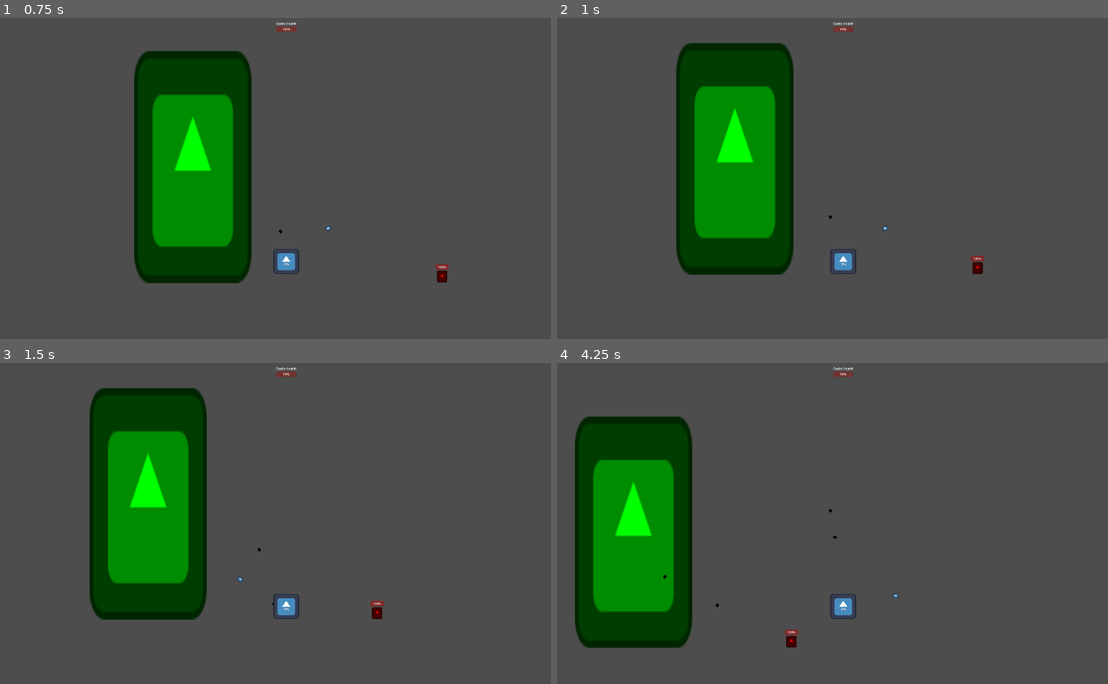
Above: before the commit, frames 1-4 (two rows, left to right).
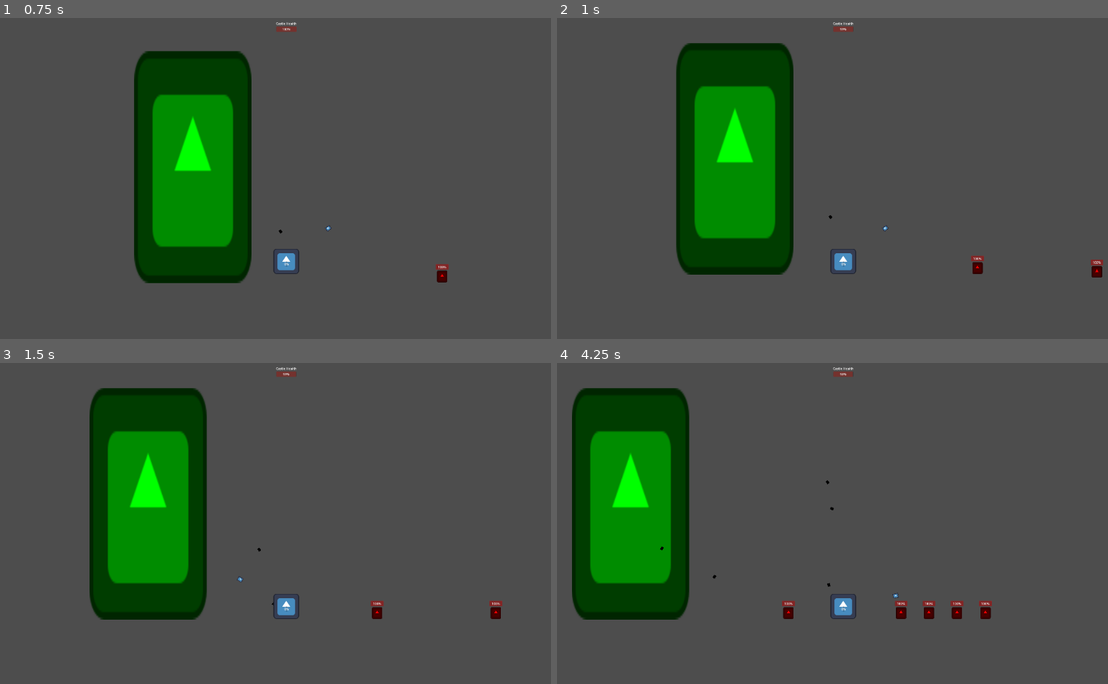
Above: after the commit, the same moments.

Repository: ironcutterstudios/jellydripcastle
Game: Godot game, scene res://scenes/Game/main_game.tscn
Same seed, same stepped clock (60 frames per second), same inputs: the game is played once before the commit and once after it. This scene is started directly instead of the project's main scene. The engine's default icon, where the game draws it, is replaced by a stand-in: a white triangle on a blue panel in a dark square.
Inputs (mouse positions are in pixels of both pictures, inside the frame that each line leads up to):
- Up to frame 1 (0.75 s): move the mouse to (413, 162) at 0.52 s; press the mouse at (413, 162) at 0.53 s; hold D (move_right) from 0.53 s (still down)
- Up to frame 2 (1 s): keep holding D (move_right); tap Space (jump) at 0.77 s
- Up to frame 3 (1.5 s): keep holding D (move_right); move the mouse to (170, 539) at 1.27 s; release the mouse at (170, 539) at 1.28 s; click (170, 539) at 1.35 s
- Up to frame 4 (4.25 s): tap Space (jump) at 1.52, 3.02, 3.77 s; move the mouse to (898, 452) at 2.02 s; release D (move_right) at 2.03 s; press the mouse at (898, 452) at 2.03 s; hold A (move_left) 2.03-2.78 s; move the mouse to (815, 587) at 2.77 s; release the mouse at (815, 587) at 2.78 s; hold D (move_right) from 2.78 s (still down); click (815, 587) at 2.85 s; move the mouse to (1014, 571) at 3.52 s; press the mouse at (1014, 571) at 3.53 s

Frame 1 is identical in both runs. In frame 2, 0.1% of the frame differs, in the area x 96-100%, y 75-81%; in frame 3, 0.1%; in frame 4, 9.1%, in the area x 2-79%, y 7-89%.

Commit message:
Jelly Deposit Functionality, Cash Colletion, Enemy Spawner, Jelly Collection

Diff:
--- a/jellydripcastle/components/Castle Health Component/castle_health_component.gd
+++ b/jellydripcastle/components/Castle Health Component/castle_health_component.gd
@@ -4,6 +4,10 @@
 
 signal update_ui_castle_health
 signal update_ui_castle_max_health
+signal game_over
+
+## Node managing the game
+@onready var game_manager = get_tree().get_first_node_in_group("game_manager")
 
 ## Max health of entity
 @export var max_health : float = 10.0
@@ -20,6 +24,7 @@
 var player_ui : Control
 
 func _ready() -> void:
+	game_over.connect(game_manager.on_game_over)
 	player_ui = get_tree().get_first_node_in_group("ui")
 	current_health = max_health
 	update_ui_castle_health.connect(player_ui.update_health_bar)
@@ -40,7 +45,10 @@
 	emit_signal("update_ui_castle_health", current_health)
 
 func die():
-	castle.call_deferred("queue_free")
+	emit_signal("game_over")
 
 func _on_damage_tick_timer_timeout() -> void:
 	take_damage(tick_damage)
+
+func get_health():
+	return current_health
--- /dev/null
+++ b/jellydripcastle/components/Castle Jelly Deposit Component/castle_jelly_deposit_component.gd
@@ -0,0 +1,17 @@
+# This one is kinda a mouthful
+
+class_name CastleJellyDepositComponent
+extends Area2D
+
+## Signal to the Jelly Storage that an attempt to store the jelly has been made
+signal attempt_jelly_store
+
+## Get the jelly component from the player
+@onready var jelly_storage : JellyStorageComponent = get_tree().get_first_node_in_group("player").get_node("JellyStorageComponent")
+
+func _ready() -> void:
+	attempt_jelly_store.connect(jelly_storage.jelly_deposited)
+
+func _on_body_entered(body: Node2D) -> void:
+	if body.is_in_group("player"):
+		emit_signal("attempt_jelly_store")
--- /dev/null
+++ b/jellydripcastle/components/Castle Jelly Deposit Component/castle_jelly_deposit_component.tscn
@@ -0,0 +1,15 @@
+[gd_scene load_steps=3 format=3 uid="uid://bj4hglj2fd5a7"]
+
+[ext_resource type="Script" path="res://components/Castle Jelly Deposit Component/castle_jelly_deposit_component.gd" id="1_v6obi"]
+
+[sub_resource type="RectangleShape2D" id="RectangleShape2D_s22ow"]
+size = Vector2(128, 100)
+
+[node name="CastleJellyDepositComponent" type="Area2D"]
+collision_mask = 4
+script = ExtResource("1_v6obi")
+
+[node name="CollisionShape2D" type="CollisionShape2D" parent="."]
+shape = SubResource("RectangleShape2D_s22ow")
+
+[connection signal="body_entered" from="." to="." method="_on_body_entered"]
--- a/jellydripcastle/components/Enemy Attack Component/enemy_attack_component.gd
+++ b/jellydripcastle/components/Enemy Attack Component/enemy_attack_component.gd
@@ -3,9 +3,13 @@
 
 ## Signal to tell castle to take damage
 signal damage_castle
+signal one_time_hit_complete
 
 ## State manager to determine if dealing damage or not
 @export var state_manager : EnemyStateManager
+
+## Enemy body to connect one_time_hit_complete signal
+@export var health_component : HealthComponent
 
 ## Timer for attack cooldown
 @export var attack_timer : Timer
@@ -19,25 +23,30 @@
 ## Damage dealt by an enemy attack
 @export var DAMAGE : float = 10.0
 
+## One time hit enemies will attack then die
+@export var one_time_hit : bool = true
+
 var castle_health_component : CastleHealthComponent
 
 func _ready() -> void:
+	if one_time_hit:
+		one_time_hit_complete.connect(health_component.die_without_drop)
 	castle_health_component = get_tree().get_first_node_in_group("castle").get_node("CastleHealthComponent")
 	damage_castle.connect(castle_health_component.take_damage)
 	if state_manager.current_state == state_manager.states.ATTACKING && !on_cooldown:
 		attack()
 
 func attack():
-	get_parent().position.x += 300
 	emit_signal("damage_castle", DAMAGE)
+	if one_time_hit:
+		emit_signal("one_time_hit_complete")
 
 func start_attack():
+	attack()
 	attack_timer.start(cooldown_rate)
-	print("start to attack")
 
 func stop_attack():
 	attack_timer.stop()
-	print("stop the attack")
 
 func _on_cooldown_rate_timeout() -> void:
 	attack()
--- a/jellydripcastle/components/Health Component/health_component.gd
+++ b/jellydripcastle/components/Health Component/health_component.gd
@@ -13,6 +13,9 @@
 
 ## Health bar
 @export var health_bar : ProgressBar
+
+## Main Game
+@onready var main = get_parent().get_parent()
 
 func _ready() -> void:
 	current_health = max_health
@@ -31,4 +34,22 @@
 		current_health = max_health
 
 func die():
+	if body.is_in_group("enemy"):
+		var jelly_instance = load("res://entities/Collectables/Jelly/jelly.tscn").instantiate()
+		jelly_instance.position = get_parent().position
+		main.call_deferred("add_child", jelly_instance)
+		if drop_cash():
+			var cash_instance = load("res://entities/Collectables/Money/cash.tscn").instantiate()
+			cash_instance.position = get_parent().position
+			main.call_deferred("add_child", cash_instance)
 	body.call_deferred("queue_free")
+
+func die_without_drop():
+	body.call_deferred("queue_free")
+
+func drop_cash():
+	var rand = randi_range(0,1)
+	if rand == 1:
+		return true
+	else:
+		return false
--- a/jellydripcastle/components/Jelly Storage Component/jelly_storage_component.gd
+++ b/jellydripcastle/components/Jelly Storage Component/jelly_storage_component.gd
@@ -10,23 +10,36 @@
 ## Player connected to jelly storage
 @export var player : CharacterBody2D
 
+## Castle health component
+@onready var castle_health : CastleHealthComponent = get_tree().get_first_node_in_group("castle").get_node("CastleHealthComponent")
+
 ## Jelly Storage Bar
 @export var jelly_storage : ProgressBar
 
+## Health value for castle when deposited
+@export var jelly_value : float = 10.0
+
 ## A signal sent to the player if there is room to pick up a jelly
 signal space_available
+
+## Signal to the castle that jelly has been inserted for health
+signal deposit_jelly
 
 func _ready() -> void:
 	jelly_storage.value = current_jelly
 	jelly_storage.max_value = max_jelly
 	space_available.connect(player.pickup_jelly)
+	deposit_jelly.connect(castle_health.heal)
 
-func is_space_available():
+func is_space_available(jelly : Jelly):
 	if current_jelly < max_jelly:
-		emit_signal("space_available")
+		emit_signal("space_available", jelly)
 
 func jelly_collected():
 	current_jelly += 1
+	print("current jelly count: " + str(current_jelly))
 
 func jelly_deposited():
-	current_jelly -= 1
+	while current_jelly > 0 && castle_health.get_health() < castle_health.max_health:
+		emit_signal("deposit_jelly", jelly_value)
+		current_jelly -= 1
--- /dev/null
+++ b/jellydripcastle/entities/Collectables/Jelly/jelly.gd
@@ -0,0 +1,14 @@
+class_name Jelly
+extends Area2D
+
+## Signal to player that they collided with jelly
+signal player_collision
+
+func _ready() -> void:
+	player_collision.connect(get_tree().get_first_node_in_group("player").collide_jelly)
+
+func _on_body_entered(body: Node2D) -> void:
+	emit_signal("player_collision", self)
+
+func picked_up():
+	call_deferred("queue_free")
--- /dev/null
+++ b/jellydripcastle/entities/Collectables/Jelly/jelly.tscn
@@ -0,0 +1,21 @@
+[gd_scene load_steps=4 format=3 uid="uid://dxj3esy4epxdl"]
+
+[ext_resource type="Texture2D" uid="uid://c7mmwgy6bxxr2" path="res://icon.svg" id="1_jle48"]
+[ext_resource type="Script" path="res://entities/Collectables/Jelly/jelly.gd" id="1_o6fb7"]
+
+[sub_resource type="CircleShape2D" id="CircleShape2D_6ttrk"]
+radius = 19.0263
+
+[node name="Jelly" type="Area2D"]
+collision_mask = 4
+script = ExtResource("1_o6fb7")
+
+[node name="Sprite2D" type="Sprite2D" parent="."]
+modulate = Color(0, 0.739715, 1.92523e-07, 1)
+scale = Vector2(0.182578, 0.233296)
+texture = ExtResource("1_jle48")
+
+[node name="CollisionShape2D" type="CollisionShape2D" parent="."]
+shape = SubResource("CircleShape2D_6ttrk")
+
+[connection signal="body_entered" from="." to="." method="_on_body_entered"]
--- /dev/null
+++ b/jellydripcastle/entities/Collectables/Money/cash.gd
@@ -0,0 +1,27 @@
+class_name Cash
+extends Area2D
+
+## Value of cash
+@export var cash_value : int = 1
+
+## Upper bound of cash value
+@export var cash_upper : int = 10
+
+## Lower bound of cash value
+@export var cash_lower : int = 1
+
+## Signal to player that they collided with jelly
+signal player_collision
+
+func _ready() -> void:
+	cash_value = calculate_value()
+	player_collision.connect(get_tree().get_first_node_in_group("player").collide_cash)
+
+func _on_body_entered(body: Node2D) -> void:
+	emit_signal("player_collision", self)
+
+func picked_up():
+	call_deferred("queue_free")
+
+func calculate_value():
+	return randi_range(cash_lower, cash_upper)
--- /dev/null
+++ b/jellydripcastle/entities/Collectables/Money/cash.tscn
@@ -0,0 +1,21 @@
+[gd_scene load_steps=4 format=3 uid="uid://dvp0qv0u7eln2"]
+
+[ext_resource type="Texture2D" uid="uid://c7mmwgy6bxxr2" path="res://icon.svg" id="1_a48mi"]
+[ext_resource type="Script" path="res://entities/Collectables/Money/cash.gd" id="1_bvvgt"]
+
+[sub_resource type="CircleShape2D" id="CircleShape2D_3ykiq"]
+radius = 26.1725
+
+[node name="Cash" type="Area2D"]
+collision_mask = 4
+script = ExtResource("1_bvvgt")
+
+[node name="Sprite2D" type="Sprite2D" parent="."]
+modulate = Color(0.653852, 0.653852, 0, 1)
+scale = Vector2(0.263158, 0.311828)
+texture = ExtResource("1_a48mi")
+
+[node name="CollisionShape2D" type="CollisionShape2D" parent="."]
+shape = SubResource("CircleShape2D_3ykiq")
+
+[connection signal="body_entered" from="." to="." method="_on_body_entered"]
--- a/jellydripcastle/entities/castle/castle.tscn
+++ b/jellydripcastle/entities/castle/castle.tscn
@@ -29,6 +29,7 @@
 autostart = true
 
 [node name="Attackable Area" type="Area2D" parent="."]
+collision_mask = 2
 
 [node name="CollisionShape2D" type="CollisionShape2D" parent="Attackable Area"]
 position = Vector2(471, 0)
--- /dev/null
+++ b/jellydripcastle/entities/enemies/walking enemy/walking_enemy.gd
@@ -0,0 +1 @@
+extends CharacterBody2D
--- a/jellydripcastle/entities/enemies/walking enemy/walking_enemy.tscn
+++ b/jellydripcastle/entities/enemies/walking enemy/walking_enemy.tscn
@@ -1,5 +1,6 @@
-[gd_scene load_steps=9 format=3 uid="uid://b6bg6wxoln6r5"]
+[gd_scene load_steps=10 format=3 uid="uid://b6bg6wxoln6r5"]
 
+[ext_resource type="Script" path="res://entities/enemies/walking enemy/walking_enemy.gd" id="1_76kcx"]
 [ext_resource type="Texture2D" uid="uid://c7mmwgy6bxxr2" path="res://icon.svg" id="1_x1v3n"]
 [ext_resource type="PackedScene" uid="uid://0w768jtn0w5y" path="res://components/Health Component/health_component.tscn" id="2_pfa7s"]
 [ext_resource type="PackedScene" uid="uid://cpdoj7ke3msge" path="res://components/Enemy Movement Component/enemy_movement_component.tscn" id="3_106e4"]
@@ -16,6 +17,8 @@
 modulate_color = Color(0.94902, 0, 0, 0.388235)
 
 [node name="WalkingEnemy" type="CharacterBody2D" groups=["enemy"]]
+collision_layer = 2
+script = ExtResource("1_76kcx")
 
 [node name="Sprite2D" type="Sprite2D" parent="."]
 modulate = Color(1, 0, 0, 1)
@@ -66,10 +69,9 @@
 
 [node name="Cooldown Rate" type="Timer" parent="."]
 
-[node name="EnemyAttackComponent" parent="." node_paths=PackedStringArray("state_manager", "attack_timer") instance=ExtResource("5_06wj1")]
+[node name="EnemyAttackComponent" parent="." node_paths=PackedStringArray("state_manager", "health_component", "attack_timer") instance=ExtResource("5_06wj1")]
 state_manager = NodePath("../Enemy State Manager")
+health_component = NodePath("../HealthComponent")
 attack_timer = NodePath("../Cooldown Rate")
-cooldown_rate = 2.0
-DAMAGE = 10.0
 
 [connection signal="timeout" from="Cooldown Rate" to="EnemyAttackComponent" method="_on_cooldown_rate_timeout"]
--- /dev/null
+++ b/jellydripcastle/entities/enemy spawner/enemy_spawner.gd
@@ -0,0 +1,30 @@
+class_name EnemySpawner
+extends Node
+
+## Time between spawns
+@export var spawn_rate : float = 2.0
+
+## Number of enemies spawned at once
+@export var spawn_count : int = 1
+
+## Scene load for enemy
+@export var enemy_path : String
+
+func calculate_spawn_rate():
+	spawn_rate = randf_range(3.0, 4.0)
+
+func calculate_spawn_count():
+	spawn_count = randi_range(0,2)
+
+func _on_spawn_timer_timeout() -> void:
+	for x in range(spawn_count):
+		var enemy = load(enemy_path)
+		var enemy_instance = enemy.instantiate()
+		enemy_instance.position = self.position
+		get_parent().add_child(enemy_instance)
+
+func _on_spawn_setting_timer_timeout() -> void:
+	calculate_spawn_count()
+	calculate_spawn_rate()
+	print(spawn_rate)
+	print(spawn_count)
--- /dev/null
+++ b/jellydripcastle/entities/enemy spawner/enemy_spawner.tscn
@@ -0,0 +1,16 @@
+[gd_scene load_steps=2 format=3 uid="uid://bd7exlqtqkmxt"]
+
+[ext_resource type="Script" path="res://entities/enemy spawner/enemy_spawner.gd" id="1_h11g0"]
+
+[node name="EnemySpawner" type="Node2D"]
+script = ExtResource("1_h11g0")
+
+[node name="Spawn Timer" type="Timer" parent="."]
+autostart = true
+
+[node name="Spawn Setting Timer" type="Timer" parent="."]
+wait_time = 5.0
+autostart = true
+
+[connection signal="timeout" from="Spawn Timer" to="." method="_on_spawn_timer_timeout"]
+[connection signal="timeout" from="Spawn Setting Timer" to="." method="_on_spawn_setting_timer_timeout"]
--- a/jellydripcastle/entities/player/gun/bullet/bullet.tscn
+++ b/jellydripcastle/entities/player/gun/bullet/bullet.tscn
@@ -7,6 +7,7 @@
 size = Vector2(16, 18)
 
 [node name="Bullet" type="Area2D"]
+collision_mask = 2
 script = ExtResource("1_8ongu")
 
 [node name="Sprite2D" type="Sprite2D" parent="."]
--- a/jellydripcastle/entities/player/player.gd
+++ b/jellydripcastle/entities/player/player.gd
@@ -6,12 +6,16 @@
 ## Collect 1 jelly from ground
 signal jelly_collected
 
+## Player Speed
 @export var SPEED = 300.0
+## Player Jump Height
 @export var JUMP_VELOCITY = -400.0
+## Player Projectile
 @export var BULLET : String
-
 ## Jelly Storage Component
 @export var jelly_component : JellyStorageComponent
+
+var total_cash : int = 0
 
 func _ready() -> void:
 	check_storage.connect(jelly_component.is_space_available)
@@ -42,9 +46,14 @@
 	bullet.transform = Transform2D(self.get_local_mouse_position().angle(), self.position)
 
 ## Update jelly storage and destroy collided jelly
-func pickup_jelly():
+func pickup_jelly(jelly : Jelly):
+	jelly_collected.connect(jelly.picked_up)
 	emit_signal("jelly_collected")
 
 ## Signaled from jelly collided with
-func collide_jelly():
-	emit_signal("check_storage")
+func collide_jelly(jelly : Jelly):
+	emit_signal("check_storage", jelly)
+
+func collide_cash(cash : Cash):
+	total_cash += cash.cash_value
+	print("cash: " + str(total_cash))
--- a/jellydripcastle/entities/player/player.tscn
+++ b/jellydripcastle/entities/player/player.tscn
@@ -8,7 +8,8 @@
 [sub_resource type="RectangleShape2D" id="RectangleShape2D_tx6gl"]
 size = Vector2(130, 128)
 
-[node name="Player" type="CharacterBody2D" node_paths=PackedStringArray("jelly_component")]
+[node name="Player" type="CharacterBody2D" node_paths=PackedStringArray("jelly_component") groups=["player"]]
+collision_layer = 4
 script = ExtResource("1_6g30s")
 BULLET = "res://entities/player/gun/bullet/bullet.tscn"
 jelly_component = NodePath("JellyStorageComponent")
--- a/jellydripcastle/project.godot
+++ b/jellydripcastle/project.godot
@@ -20,6 +20,8 @@
 ui=""
 enemy=""
 castle=""
+player=""
+game_manager=""
 
 [input]
 
--- /dev/null
+++ b/jellydripcastle/scenes/Game/main_game.gd
@@ -0,0 +1,19 @@
+class_name MainGame
+extends Node2D
+
+var start : String = "res://scenes/Start Menu/start_menu.tscn"
+
+func on_game_over():
+	save_stats()
+	load_main_menu()
+
+func save_stats():
+	print("save")
+
+func load_main_menu():
+	var START = load(start).instantiate()
+	get_parent().add_child(START)
+	unload_menu()
+
+func unload_menu():
+	get_node(".").queue_free()
--- a/jellydripcastle/scenes/Game/main_game.tscn
+++ b/jellydripcastle/scenes/Game/main_game.tscn
@@ -1,13 +1,17 @@
-[gd_scene load_steps=6 format=3 uid="uid://ckycts0nkwthr"]
+[gd_scene load_steps=9 format=3 uid="uid://ckycts0nkwthr"]
 
 [ext_resource type="PackedScene" uid="uid://4g1oy4t21hcg" path="res://entities/player/player.tscn" id="1_20h4g"]
+[ext_resource type="Script" path="res://scenes/Game/main_game.gd" id="1_fwap5"]
 [ext_resource type="PackedScene" uid="uid://cncggbo1740x1" path="res://UI Elements/Player UI/ui.tscn" id="2_g1dm6"]
 [ext_resource type="PackedScene" uid="uid://dpe22akum3is1" path="res://entities/castle/castle.tscn" id="2_q2m2p"]
 [ext_resource type="PackedScene" uid="uid://b6bg6wxoln6r5" path="res://entities/enemies/walking enemy/walking_enemy.tscn" id="4_cbsod"]
+[ext_resource type="PackedScene" uid="uid://bd7exlqtqkmxt" path="res://entities/enemy spawner/enemy_spawner.tscn" id="5_4jdum"]
+[ext_resource type="PackedScene" uid="uid://bj4hglj2fd5a7" path="res://components/Castle Jelly Deposit Component/castle_jelly_deposit_component.tscn" id="6_glc8f"]
 
 [sub_resource type="WorldBoundaryShape2D" id="WorldBoundaryShape2D_i5nxc"]
 
-[node name="MainGame" type="Node2D"]
+[node name="MainGame" type="Node2D" groups=["game_manager"]]
+script = ExtResource("1_fwap5")
 
 [node name="Player" parent="." instance=ExtResource("1_20h4g")]
 z_index = 2
@@ -33,3 +37,10 @@
 
 [node name="WalkingEnemy" parent="." instance=ExtResource("4_cbsod")]
 position = Vector2(948, 353)
+
+[node name="EnemySpawner" parent="." instance=ExtResource("5_4jdum")]
+position = Vector2(1411, 365)
+enemy_path = "res://entities/enemies/walking enemy/walking_enemy.tscn"
+
+[node name="CastleJellyDepositComponent" parent="." instance=ExtResource("6_glc8f")]
+position = Vector2(-38, 343)
--- a/jellydripcastle/scenes/Start Menu/start_menu.gd
+++ b/jellydripcastle/scenes/Start Menu/start_menu.gd
@@ -1,16 +1,17 @@
+class_name MenuManager
 extends Control
 
-const MAIN = preload("res://scenes/Game/main_game.tscn")
-const SHOP = preload("res://scenes/Shop/shop.tscn")
+const MAIN : String = "res://scenes/Game/main_game.tscn"
+const SHOP : String = "res://scenes/Shop/shop.tscn"
 
 func _on_start_button_button_down() -> void:
-	var main = MAIN.instantiate()
-	owner.add_child(main)
+	var main = load(MAIN).instantiate()
+	get_parent().add_child(main)
 	unload_menu()
 
 func _on_shop_button_button_down() -> void:
-	var shop = SHOP.instantiate()
-	owner.add_child(shop)
+	var shop = load(SHOP).instantiate()
+	get_parent().add_child(shop)
 	unload_menu()
 
 func _on_exit_button_button_down() -> void:
